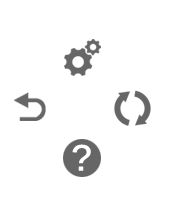
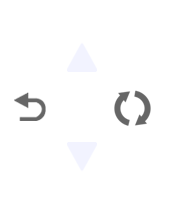
Before/after of a 171 x 224 layered artwork. What changed in the layer stack:
hid "help" over bbox(63, 139, 101, 177)
hid "config" over bbox(64, 39, 101, 76)
showed "Down" over bbox(67, 142, 97, 172)
showed "up", moved it above "plus" over bbox(67, 42, 97, 72)
